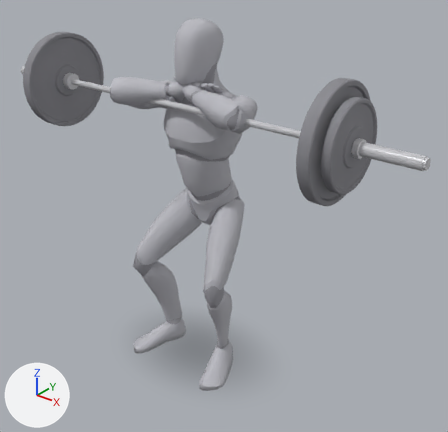
Renders of the glTF model app/src/main/assets/mannequins/front_squat.glb from each side of a commit.
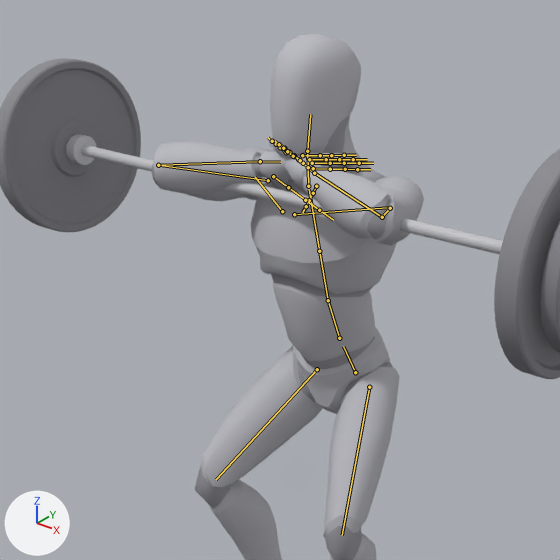
Old and new are each drawn whole from a camera (50 mm lens) standing at (1.75, -1.97, 2.04) and looking at (0.12, 0.07, 0.78) and again close up on the part from 6% to 74% of the width and 0% to 70% of the height. Arrows for +X, +Y and +Z are at lower left; the lights stay in place. The first two pictures are the older version. Both versions are drawn at frame 12 of the action 'lowering'; the numbers are the values there. The bones that change, and the others that lie on the model, are drawn over the model as lines in the close-ups.

In view in the first close-up: 'barbell_0', 'barbell_10', 'barbell_11', 'barbell_4', 'body', 'body_1' and 1 more.
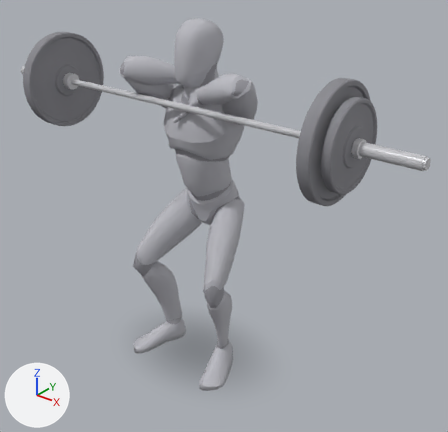
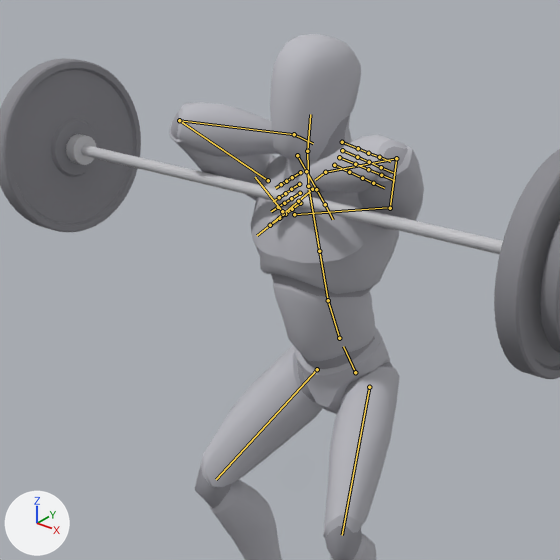
Where the change shows, as pixel boxes [x1, y1, x2, y2] in the close-ups (560 x 560 px):
'body', posed: before [153, 34, 424, 560]; after [169, 34, 424, 560]
'body_1', posed (mostly hidden): before [152, 115, 393, 560]; after [171, 113, 408, 560]
bone 'upperarm_l', root to tip: before (390, 208) to (382, 217); after (390, 208) to (396, 158)
bone 'lowerarm_l', root to tip: before (382, 217) to (314, 173); after (396, 158) to (325, 172)
bone 'hand_l', root to tip: before (314, 173) to (308, 167); after (325, 172) to (315, 180)
bone 'upperarm_r', root to tip: before (268, 180) to (158, 165); after (268, 180) to (179, 120)
bone 'lowerarm_r', root to tip: before (158, 165) to (260, 161); after (179, 120) to (294, 134)
bone 'hand_r', root to tip: before (260, 161) to (280, 162); after (294, 134) to (313, 143)

What changed in the scene script:
```text
Change bone_upperarm_l:
    where bone_upperarm_l = bpy.data.objects['Armature'].pose.bones['upperarm_l']  # child of 'clavicle_l'
    bone_upperarm_l.rotation_quaternion: (0.806, 0.483, -0.34, 0.045) -> (0.764, 0.427, -0.41, 0.254)  # degrees (68, -36, -18) -> degrees (56, -58, 4)
Change bone_lowerarm_l:
    where bone_lowerarm_l = bpy.data.objects['Armature'].pose.bones['lowerarm_l']  # child of 'upperarm_l'
    bone_lowerarm_l.rotation_quaternion: (-0.376, -0.922, 0.034, 0.082) -> (0.303, 0.874, 0.124, 0.359)  # degrees (135, 7, -7) -> degrees (132, -34, 31)
Change bone_hand_l:
    where bone_hand_l = bpy.data.objects['Armature'].pose.bones['hand_l']  # child of 'lowerarm_l'
    bone_hand_l.rotation_quaternion: (-0.977, -0.131, -0.171, -0.005) -> (-0.974, -0.143, -0.175, 0.006)  # degrees (16, 19, 3) -> degrees (17, 20, 2)
Change bone_upperarm_r:
    where bone_upperarm_r = bpy.data.objects['Armature'].pose.bones['upperarm_r']  # child of 'clavicle_r'
    bone_upperarm_r.rotation_quaternion: (0.806, 0.483, 0.34, -0.045) -> (0.609, 0.562, 0.545, -0.125)  # degrees (68, 36, 18) -> degrees (112, 54, 51)
Change bone_lowerarm_r:
    where bone_lowerarm_r = bpy.data.objects['Armature'].pose.bones['lowerarm_r']  # child of 'upperarm_r'
    bone_lowerarm_r.rotation_quaternion: (-0.376, -0.922, -0.034, -0.082) -> (0.354, 0.931, 0.032, 0.083)  # degrees (135, -7, 7) -> degrees (138, -8, 7)
Change bone_hand_r:
    where bone_hand_r = bpy.data.objects['Armature'].pose.bones['hand_r']  # child of 'lowerarm_r'
    bone_hand_r.rotation_quaternion: (-0.977, -0.131, 0.171, 0.005) -> (0.969, 0.178, -0.162, 0.052)  # degrees (16, -19, -3) -> degrees (20, -19, 3)
```
